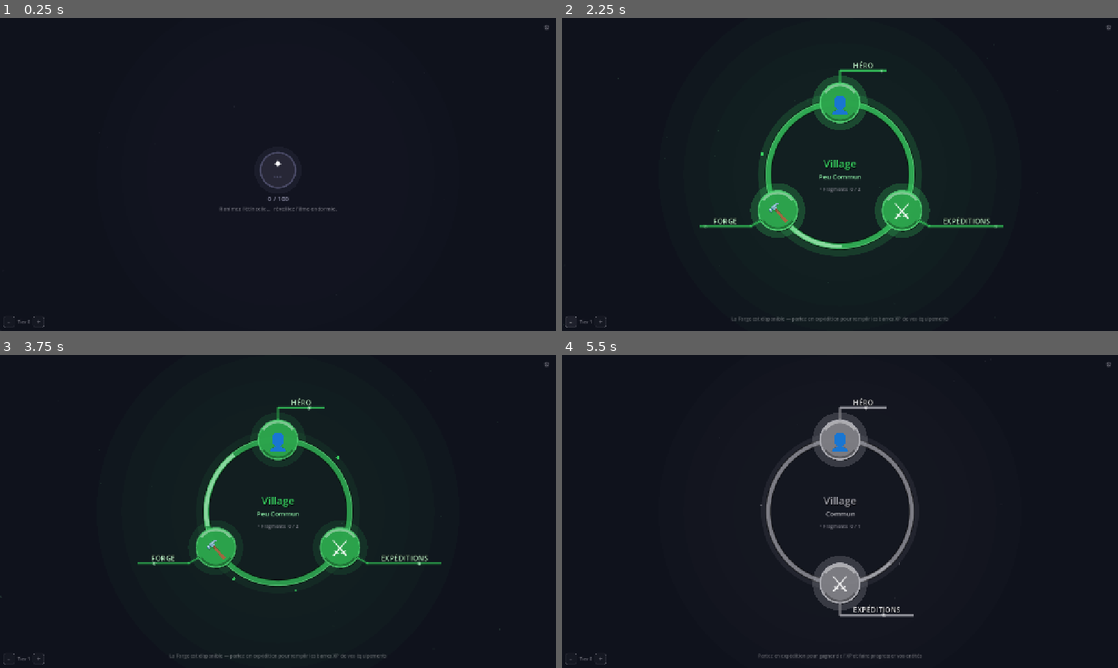
Above: before the commit, frames 1-4 (two rows, left to right).
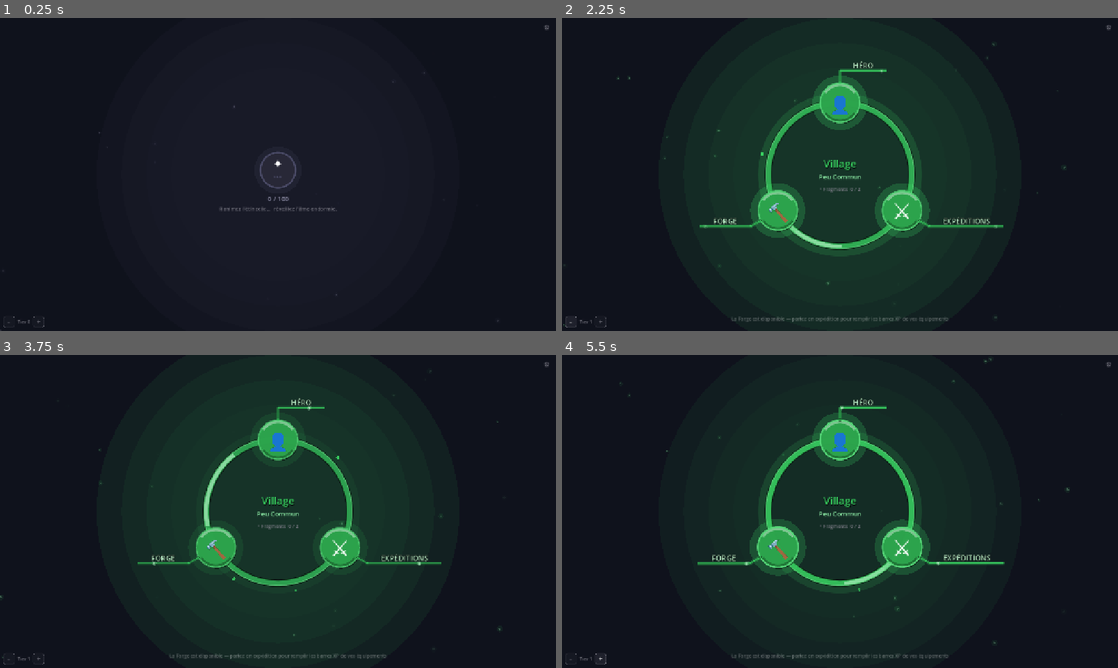
Above: after the commit, the same moments.

Repository: Rhend/Reliquary
Game: Godot game, scene res://scenes/village/village.tscn
Two runs of this game, one before a commit and one after it. Both use one fixed random seed, a clock stepped at 60 frames per second and the inputs below.
Inputs:
- Up to frame 1 (0.25 s): no input
- Up to frame 2 (2.25 s): click "+" at 0.5 s; click "⚙" at 1.25 s; click "−" at 2 s
- Up to frame 3 (3.75 s): click "⚙" at 2.75 s; click "✕" at 3.5 s
- Up to frame 4 (5.5 s): click "−" at 4.25 s; click "+" at 5 s

The runs differ from the first frame. In frame 1, less than 0.1% of the frame differs, in the area x 17-90%, y 17-98%; in frame 2, less than 0.1%; in frame 3, less than 0.1%; in frame 4, 8.6%, in the area x 5-92%, y 1-98%.

Commit message:
commit limit token

Diff:
--- a/scenes/village/Village.gd
+++ b/scenes/village/Village.gd
@@ -193,6 +193,10 @@
 
 	_hub_root = Control.new()
 	_hub_root.size = vp
+	# Conteneur purement visuel : il NE doit PAS capter la souris, sinon il
+	# masque les boutons ⚙ / debug créés avant lui à chaque _rebuild_hub()
+	# (le nouveau hub est ajouté au-dessus). Ses enfants restent cliquables.
+	_hub_root.mouse_filter = Control.MOUSE_FILTER_IGNORE
 	add_child(_hub_root)
 
 	_ring = CircleRing.new()
@@ -633,8 +637,8 @@
 	row.add_theme_constant_override("separation", 6)
 	row.anchor_left = 0.0; row.anchor_right  = 0.0
 	row.anchor_top  = 1.0; row.anchor_bottom = 1.0
-	row.offset_left = 8;   row.offset_top    = -34
-	row.offset_bottom = -8
+	row.offset_left = 8;   row.offset_right  = 160
+	row.offset_top  = -34; row.offset_bottom = -8
 	add_child(row)
 
 	row.add_child(_debug_tier_btn("−", -1))
--- a/scenes/village/widgets/VillageBackdrop.gd
+++ b/scenes/village/widgets/VillageBackdrop.gd
@@ -37,22 +37,26 @@
 func _draw() -> void:
 	var c := size * 0.5
 
-	# ── 1. Halo radial : disques concentriques très transparents ──
-	# L'alpha croît doucement avec le palier → le centre « s'éveille ».
+	# ── 1. Halo radial : disques concentriques (le centre « s'éveille ») ──
+	# Dessinés du plus grand au plus petit : les alphas s'additionnent vers
+	# le centre. L'intensité croît nettement avec le palier.
 	var base_r := minf(size.x, size.y) * 0.58
 	for i in 4:
 		var f := 1.0 - float(i) / 4.0
-		var a := (0.016 + 0.010 * float(_tier)) * f * (1.0 + 0.15 * sin(_t * 0.8))
+		var a := (0.045 + 0.022 * float(_tier)) * f * (1.0 + 0.18 * sin(_t * 0.8))
 		draw_circle(c, base_r * (0.45 + 0.55 * f), Color(_tint, a))
 
 	# ── 2. Poussières d'âme : montée lente + scintillement ──
-	var count := 16 + _tier * 8
+	# Chaque poussière = halo doux + cœur lumineux (bien visible sur fond sombre).
+	var count := 18 + _tier * 9
 	for i in count:
 		var fi    := float(i)
 		var speed := 8.0 + 18.0 * _hash(fi * 3.7)
 		var x     := _hash(fi * 1.3) * size.x + sin(_t * 0.5 + fi) * 6.0
 		var y     := fposmod(_hash(fi * 2.1) * size.y - _t * speed, size.y)
 		var tw    := 0.5 + 0.5 * sin(_t * (1.0 + _hash(fi)) + fi * 2.0)
-		var a     := (0.08 + 0.05 * float(_tier)) * tw
-		var rad   := 1.0 + 1.6 * _hash(fi * 5.3)
-		draw_circle(Vector2(x, y), rad, Color(_tint.lightened(0.4), a))
+		var a     := (0.22 + 0.09 * float(_tier)) * tw
+		var rad   := 1.2 + 1.8 * _hash(fi * 5.3)
+		var pos   := Vector2(x, y)
+		draw_circle(pos, rad * 2.6, Color(_tint, a * 0.30))
+		draw_circle(pos, rad, Color(_tint.lightened(0.5), a))
--- /dev/null
+++ b/tests/TestDebugBtnTemp.gd
@@ -0,0 +1,59 @@
+extends Node
+# Test TEMPORAIRE : Tier + doit fonctionner par VRAIS clics, plusieurs fois.
+
+func _ready() -> void:
+	await get_tree().process_frame
+	GameData.village["eclos"] = true
+	GameData.village["maitrise_actuelle"] = 0
+	var village: Control = load("res://scenes/village/village.tscn").instantiate()
+	get_tree().root.add_child(village)
+	await get_tree().process_frame
+	await get_tree().process_frame
+
+	var plus := _find_button(village, "+")
+	for i in 3:
+		_click(plus.global_position + plus.size * 0.5)
+		await get_tree().process_frame
+		await get_tree().process_frame
+		print("clic %d → tier = %d" % [i + 1, GameData.village["maitrise_actuelle"]])
+
+	# Le bouton ⚙ doit aussi rester cliquable après les rebuilds.
+	var gear := _find_button(village, "⚙")
+	_click(gear.global_position + gear.size * 0.5)
+	await get_tree().process_frame
+	var overlay_open := _find_overlay(village) != null
+	print("gear cliquable après rebuilds : ", overlay_open)
+
+	var ok: bool = int(GameData.village["maitrise_actuelle"]) == 3 and overlay_open
+	print("RESULTAT: ", "OK" if ok else "ECHEC")
+	get_tree().quit(0 if ok else 1)
+
+func _click(pos: Vector2) -> void:
+	var mv := InputEventMouseMotion.new()
+	mv.position = pos
+	mv.global_position = pos
+	Input.parse_input_event(mv)
+	for pressed in [true, false]:
+		var ev := InputEventMouseButton.new()
+		ev.button_index = MOUSE_BUTTON_LEFT
+		ev.pressed = pressed
+		ev.position = pos
+		ev.global_position = pos
+		ev.button_mask = MOUSE_BUTTON_MASK_LEFT if pressed else 0
+		Input.parse_input_event(ev)
+
+func _find_button(node: Node, text: String) -> Button:
+	if node is Button and (node as Button).text == text:
+		return node
+	for child in node.get_children():
+		var found := _find_button(child, text)
+		if found: return found
+	return null
+
+func _find_overlay(node: Node) -> SettingsOverlay:
+	if node is SettingsOverlay and not node.is_queued_for_deletion():
+		return node
+	for child in node.get_children():
+		var found := _find_overlay(child)
+		if found: return found
+	return null
--- /dev/null
+++ b/tests/TestDebugBtnTemp.tscn
@@ -0,0 +1,6 @@
+[gd_scene load_steps=2 format=3]
+
+[ext_resource type="Script" path="res://tests/TestDebugBtnTemp.gd" id="1"]
+
+[node name="TestDebugBtnTemp" type="Node"]
+script = ExtResource("1")
Not shown, added: tests/TestDebugBtnTemp.gd.uid
